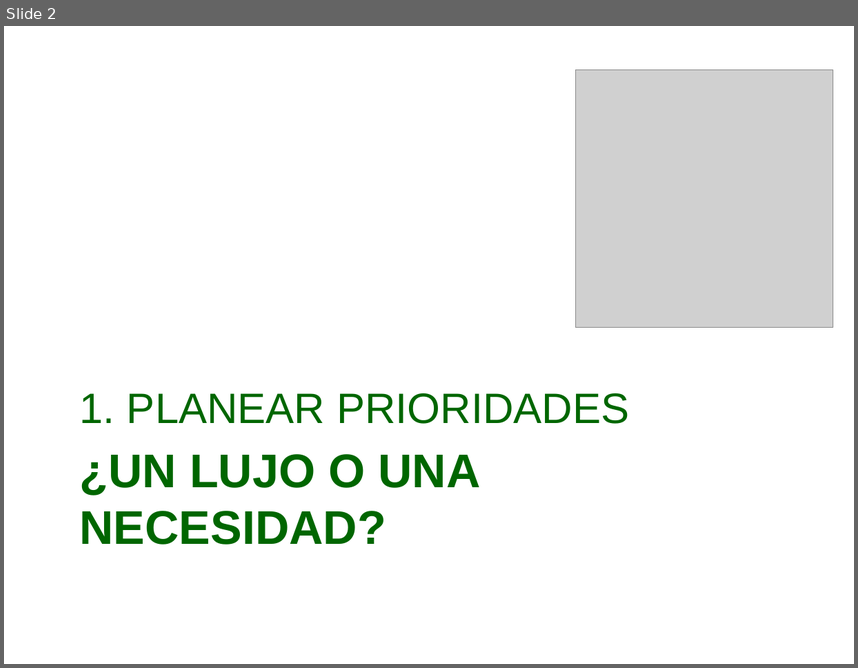
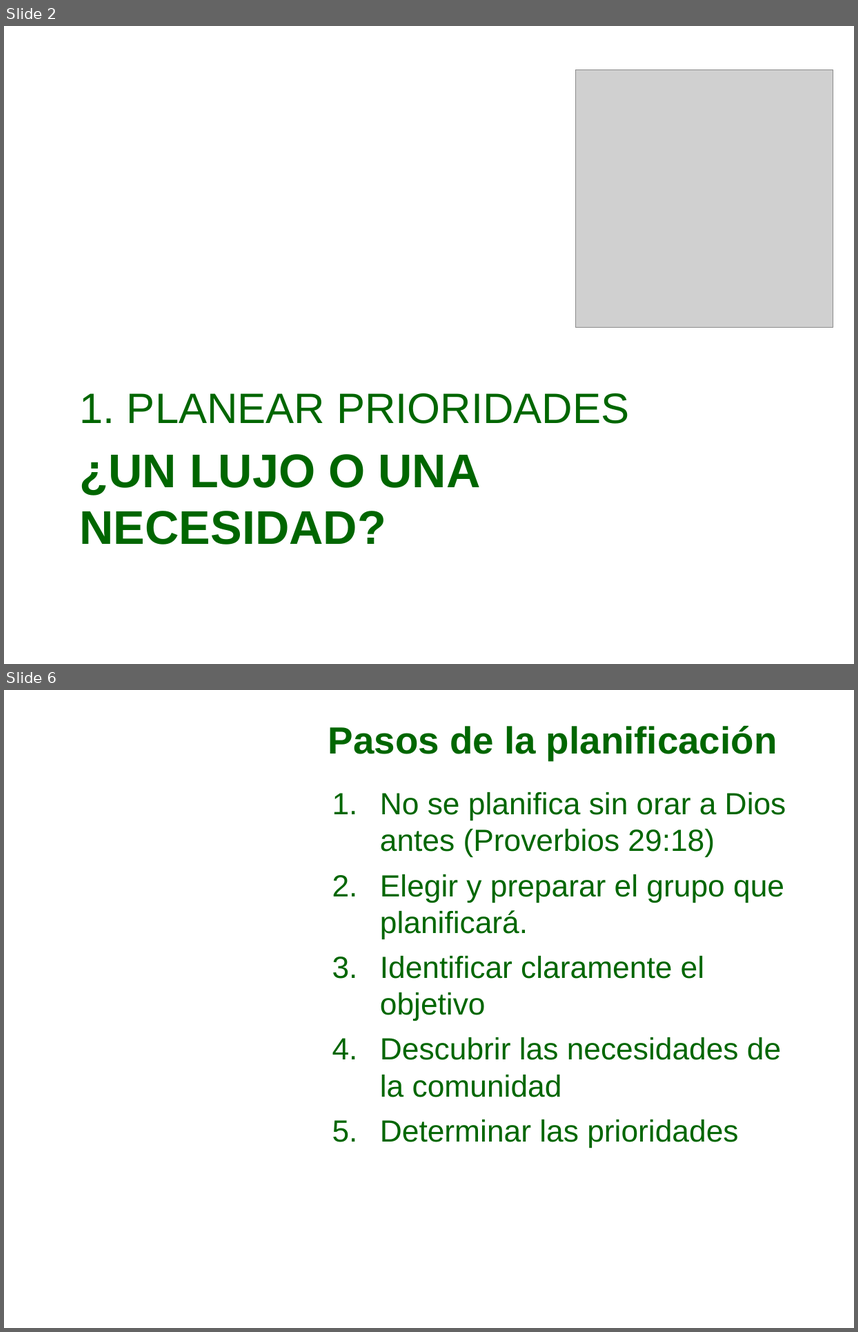
Before and after one commit to afols/iglesia, a slide deck: trunk/ iglesia --username adrianfols/Escuela Dominical/Iglecrecimiento/Mi_iglesia_puede_S2.ppt. Shown one above the other, each under a label of ours: slide 2 before the commit, slides 2 and 6 after it; the slides between them are not shown. The pictures are 858x668 and 858x1332 pixels, drawn with LibreOffice and Linux fonts; fonts in the diff are those of the drawing; grey boxes stand for pictures; background and template pictures are left out. Boxes give left, top, right and bottom in pixels: in the first picture for what was removed or moved away, otherwise in the second. Text is boxed around its words. In the diff, an @@ line names an element or a change of style, - is before the commit and + after.

```diff
--- a/trunk/ iglesia --username adrianfols/Escuela Dominical/Iglecrecimiento/Mi_iglesia_puede_S2.ppt
+++ b/trunk/ iglesia --username adrianfols/Escuela Dominical/Iglecrecimiento/Mi_iglesia_puede_S2.ppt
@@ slide 6 added at bbox=[4, 690, 854, 1328], background picture (left out) @@
@@ title added at bbox=[328, 725, 777, 760], 32 pt, text #006600, bold @@
+Pasos de la planificación
@@ text added at bbox=[380, 792, 786, 1147], 25.9 pt, text #006600 @@
+1. No se planifica sin orar a Dios antes (Proverbios 29:18)
+2. Elegir y preparar el grupo que planificará.
+3. Identificar claramente el objetivo
+4. Descubrir las necesidades de la comunidad
+5. Determinar las prioridades
```
Also in this commit, not shown: 4 other slides added, 1 slide removed.
